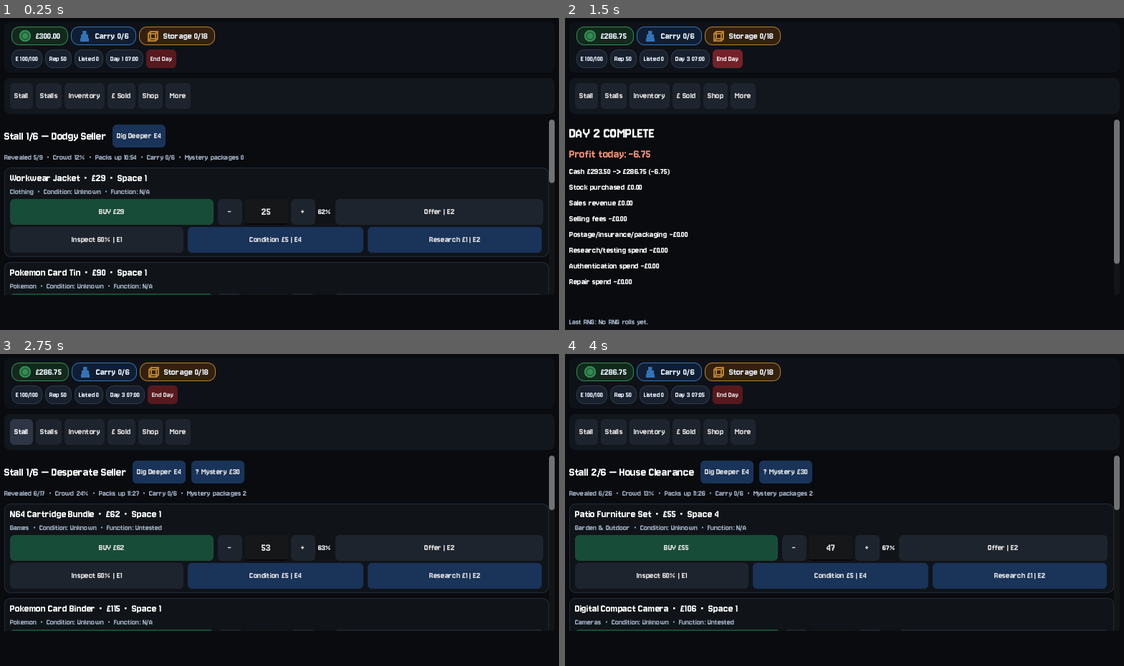
Above: before the commit, frames 1-4 (two rows, left to right).
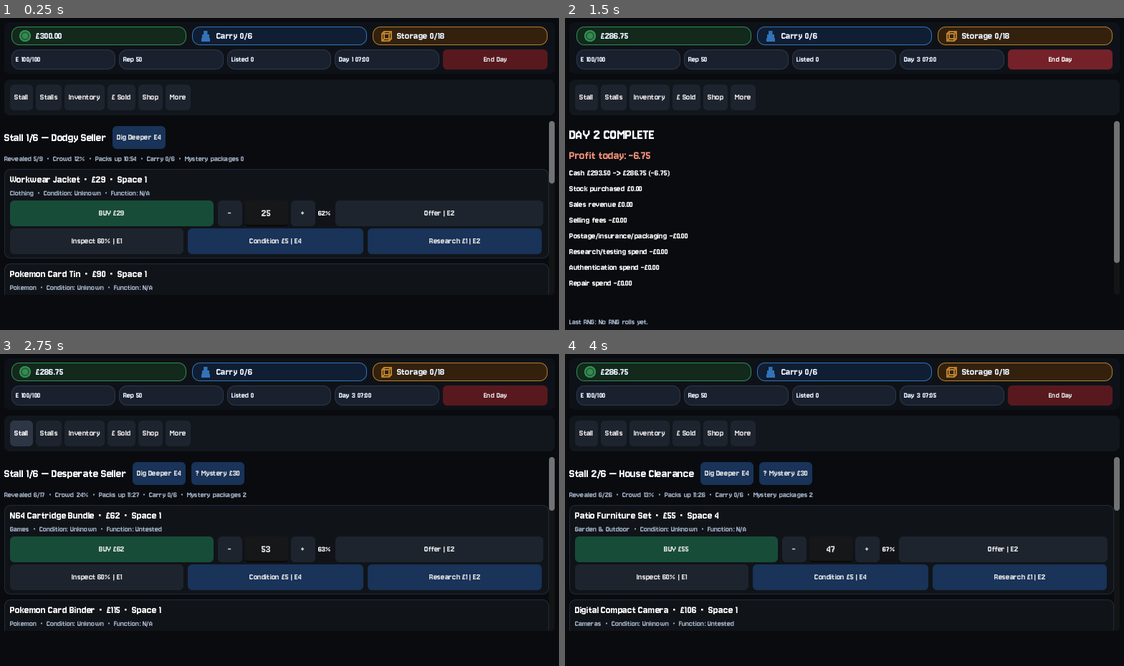
Above: after the commit, the same moments.

Repository: wmilburn1997-ai/car-boot-reseller
Game: Godot game, scene res://Main.tscn
The game is run twice, just before and just after one commit, with the same random seed, the same clock (stepped at 60 frames per second) and the same inputs.
Inputs:
- Up to frame 1 (0.25 s): no input
- Up to frame 2 (1.5 s): click "End Day" at 0.5 s; click "End Day" at 1.25 s
- Up to frame 3 (2.75 s): click "Stall" at 2 s
- Up to frame 4 (4 s): click "Stalls" at 2.75 s; click "Go | 5 min" at 3.5 s

The runs differ from the first frame. In frame 1, 12% of the frame differs, in the area x 0-100%, y 2-89%; in frame 2, 8.9%; in frame 3, 12%; in frame 4, 12%.

Commit message:
Improve mobile header layout

Diff:
--- a/main.gd
+++ b/main.gd
@@ -338,15 +338,15 @@
 	header_vbox.add_theme_constant_override("separation", 6)
 	header_row.add_child(header_vbox)
 
-	var primary_row = HFlowContainer.new()
-	primary_row.add_theme_constant_override("separation", 10)
+	var primary_row = HBoxContainer.new()
+	primary_row.add_theme_constant_override("separation", 8)
 	header_vbox.add_child(primary_row)
 	add_stat_chip(primary_row, "cash", "Cash on hand. Staying negative accrues daily overdraft interest, and 4 consecutive days in the red ends the run.")
 	add_stat_chip(primary_row, "carry", "Space used in your car-boot bag today vs its capacity. Upgrade capacity in the Shop.")
 	add_stat_chip(primary_row, "storage", "Space used in home storage vs its capacity. Upgrade capacity in the Shop.")
 
-	var secondary_row = HFlowContainer.new()
-	secondary_row.add_theme_constant_override("separation", 6)
+	var secondary_row = HBoxContainer.new()
+	secondary_row.add_theme_constant_override("separation", 5)
 	header_vbox.add_child(secondary_row)
 	add_stat_chip(secondary_row, "energy", "Energy left today. Most actions cost some; it refills to 100 at the start of each day.", true)
 	add_stat_chip(secondary_row, "rep", "Reputation. Clean sales raise it, returns lower it. Higher reputation nudges Buyer Interest up slightly.", true)
@@ -356,8 +356,10 @@
 	end_day_button.text = "End Day"
 	end_day_button.tooltip_text = "End the day, resolve pending sales, and start fresh tomorrow."
 	style_button(end_day_button, "danger")
-	end_day_button.custom_minimum_size = Vector2(0, 26)
-	end_day_button.add_theme_font_size_override("font_size", 11)
+	end_day_button.custom_minimum_size = Vector2(0, 28)
+	end_day_button.size_flags_horizontal = Control.SIZE_EXPAND_FILL
+	end_day_button.size_flags_stretch_ratio = 1.0
+	end_day_button.add_theme_font_size_override("font_size", 12)
 	end_day_button.pressed.connect(end_day)
 	secondary_row.add_child(end_day_button)
 
@@ -498,6 +500,8 @@
 	sb.content_margin_top = 2 if compact else 4
 	sb.content_margin_bottom = 2 if compact else 4
 	pill.add_theme_stylebox_override("panel", sb)
+	pill.size_flags_horizontal = Control.SIZE_EXPAND_FILL
+	pill.size_flags_stretch_ratio = 1.0
 	parent.add_child(pill)
 	var row = HBoxContainer.new()
 	row.add_theme_constant_override("separation", 6)
@@ -507,7 +511,7 @@
 		row.add_child(make_icon(key, icon_color))
 	var lbl = Label.new()
 	lbl.tooltip_text = tooltip
-	lbl.add_theme_font_size_override("font_size", 11 if compact else 14)
+	lbl.add_theme_font_size_override("font_size", 12 if compact else 15)
 	lbl.add_theme_color_override("font_color", Color(0.92,0.95,1.0,1.0))
 	row.add_child(lbl)
 	stat_labels[key] = lbl
@@ -2793,7 +2797,10 @@
 	show_shop()
 
 var patch_notes = [
-	{"version": "Latest — 08/09/2026 21:39", "notes": [
+	{"version": "Latest — 08/09/2026 21:56", "notes": [
+		"Header spacing polished for mobile: Cash, Carry and Storage now fill the entire first row evenly; Energy, Rep, Listed, Day and End Day fill the entire second row evenly",
+	]},
+	{"version": "Previous Update — 08/09/2026 21:39", "notes": [
 		"Fixed Jersey 10 font loading for Web/mobile exports by using Godot's imported font resource",
 	]},
 	{"version": "Previous Update — 08/09/2026 21:33", "notes": [
Not shown, changed: docs/index.html
Not shown, changed: docs/index.pck
